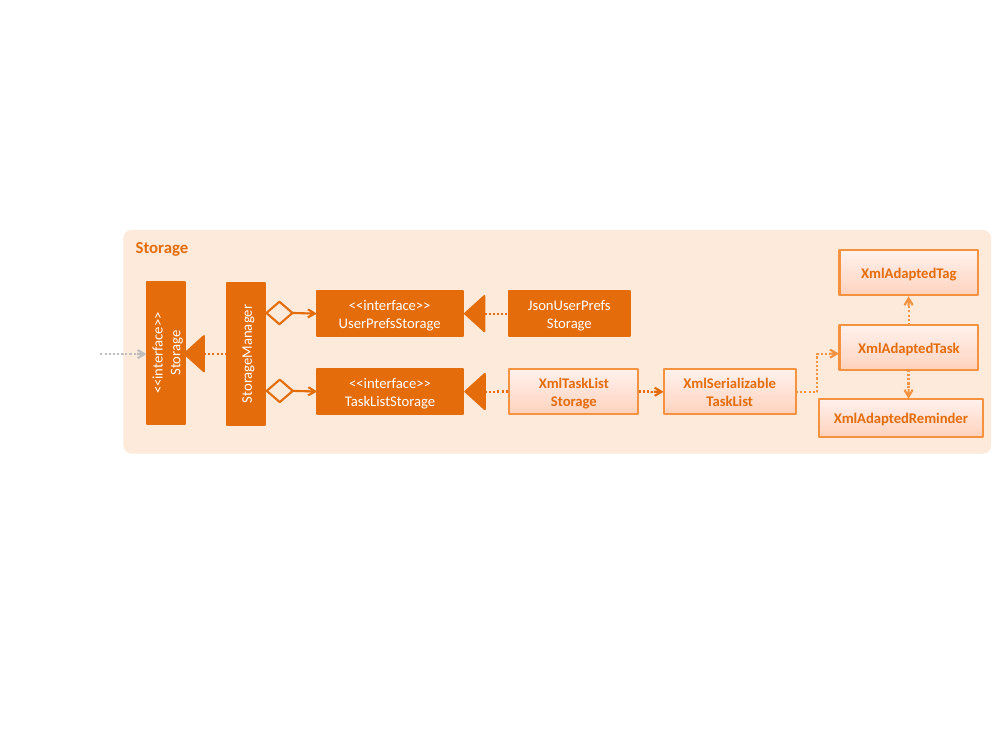
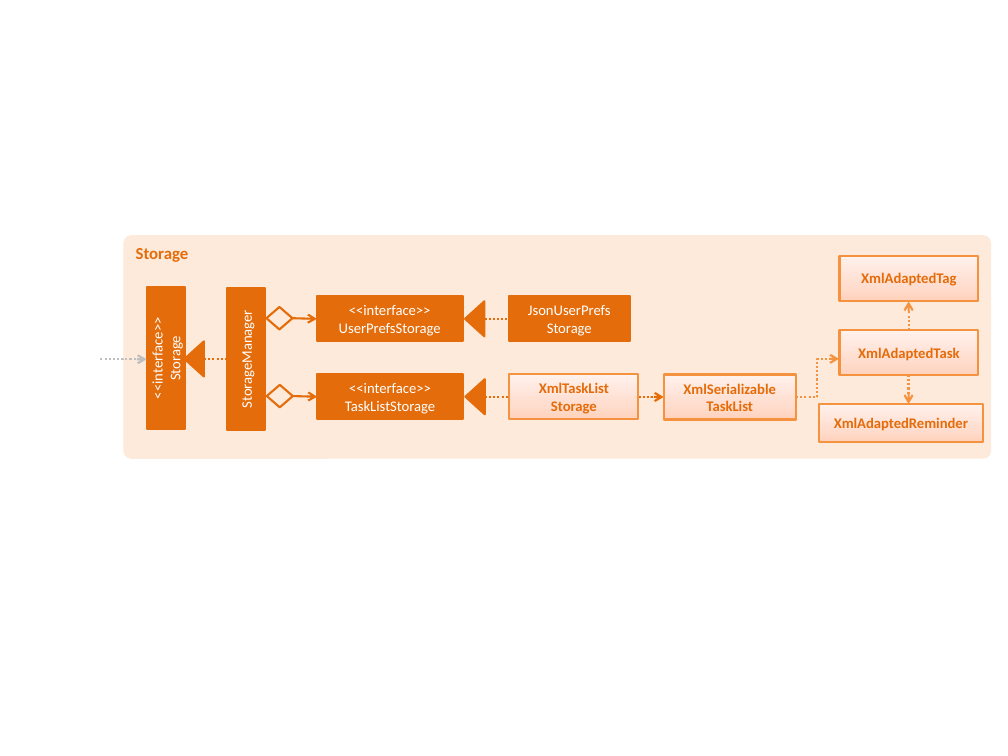
Before and after one commit to CS2103AUG2016-T09-C1/main, a slide deck: slide 8 of docs/diagrams/Diagrams.pptx. Drawn at 1008x756 pixels with LibreOffice and Linux fonts; fonts in the diff are those of the drawing. Boxes give left, top, right and bottom in pixels: in the first picture for what was removed or moved away, otherwise in the second. Text is boxed around its words. In the diff, an @@ line names an element or a change of style, - is before the commit and + after.

```diff
--- a/docs/diagrams/Diagrams.pptx
+++ b/docs/diagrams/Diagrams.pptx
@@ 10 rectangles, 5 elbow arrows, 3 triangles, 2 diamonds, 2 arrows, 2 elbow lines, 1 rounded rectangle, 1 line: place and size @@
-10 rectangles, 5 elbow arrows, 3 triangles, 2 diamonds, 2 arrows, 2 elbow lines, 1 rounded rectangle, 1 line at [101, 230, 991, 454]
+10 rectangles, 5 elbow arrows, 3 triangles, 2 diamonds, 2 arrows, 2 elbow lines, 1 rounded rectangle, 1 line at [101, 235, 991, 459]
```
Also in this commit, not shown: 2 other slides changed, 3 other files.
